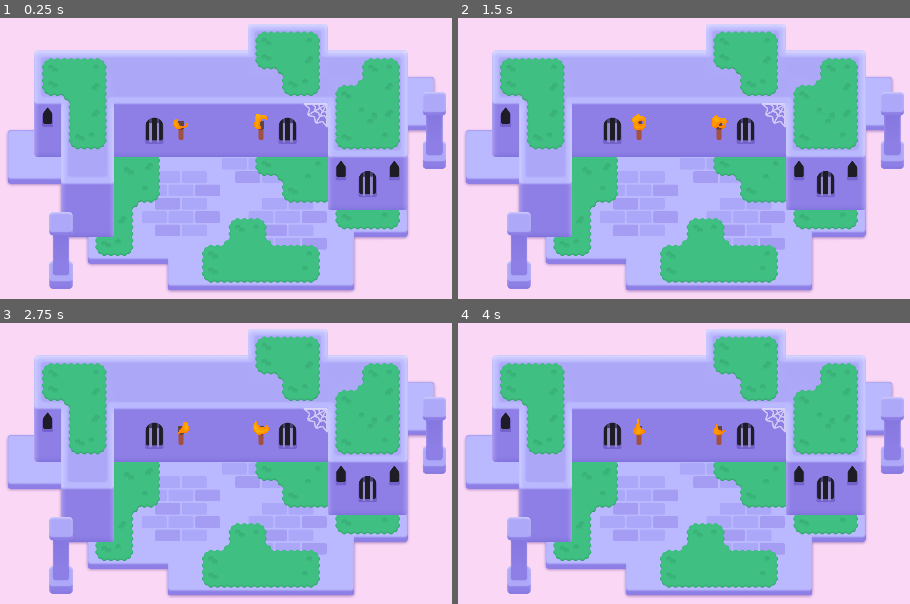
Above: before the commit, frames 1-4 (two rows, left to right).
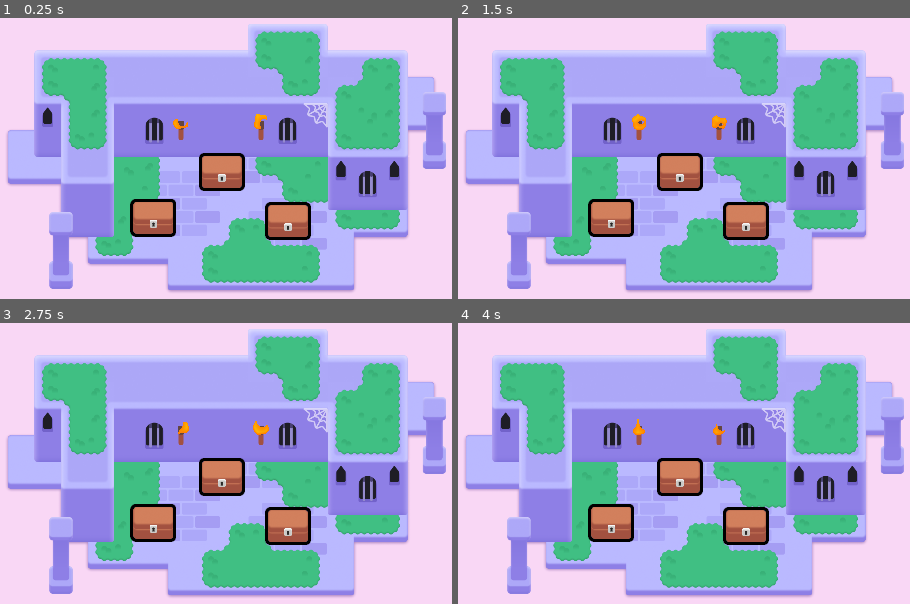
Above: after the commit, the same moments.

Repository: paninikeiko/2d-GameDev-Course
Game: Godot game, scene res://lessons/mini_dungeon.tscn
Two runs of this game, one before a commit and one after it. Both use one fixed random seed, a clock stepped at 60 frames per second and the inputs below.
Inputs (mouse positions are in pixels of both pictures, inside the frame that each line leads up to):
- Up to frame 1 (0.25 s): no input
- Up to frame 2 (1.5 s): tap Enter at 0.5 s; move the mouse to (855, 152) at 0.52 s; press the mouse at (855, 152) at 0.53 s; hold D (move_right) 0.53-1.28 s; tap Space at 0.77 s; move the mouse to (516, 197) at 1.27 s; release the mouse at (516, 197) at 1.28 s; hold S (move_down) from 1.28 s (still down); right-click (516, 197) at 1.35 s; click (516, 197) at 1.42 s
- Up to frame 3 (2.75 s): tap Space at 1.52 s; move the mouse to (302, 382) at 2.02 s; release S (move_down) at 2.03 s; hold D (move_right) from 2.03 s (still down); tap Z at 2.1 s; click (302, 382) at 2.17 s
- Up to frame 4 (4 s): move the mouse to (638, 570) at 2.77 s; release D (move_right) at 2.78 s; hold W (move_up) 2.78-3.53 s; click (638, 570) at 2.85 s; tap Space at 3.02, 3.77 s; move the mouse to (outside the picture) at 3.52 s; hold A (move_left) from 3.53 s (still down); hold Right mouse button (right_click) from 3.53 s (still down); click (outside the picture) at 3.67 s

The runs differ from the first frame. In frame 1, 4.1% of the frame differs, in the area x 28-69%, y 48-80%; in frame 2, 4.1%; in frame 3, 4.1%; in frame 4, 4.1%.

Commit message:
M6 L3 P2 Completed

Diff:
--- /dev/null
+++ b/M06.looting_workbook/chest.gd
@@ -0,0 +1,19 @@
+extends Area2D
+
+@onready var canvas_group: CanvasGroup = $CanvasGroup
+
+func _ready() -> void:
+	mouse_entered.connect(_on_mouse_entered)
+	mouse_exited.connect(_on_mouse_exited)
+	canvas_group.material.set_shader_parameter("line_thickness", 3.0)
+
+func set_outline_thickness(new_thickness: float) -> void:
+	canvas_group.material.set_shader_parameter("line_thickness", new_thickness)
+
+func _on_mouse_entered() -> void:
+	var tween := create_tween()
+	tween.tween_method(set_outline_thickness, 3.0, 6.0, 0.08)
+
+func _on_mouse_exited() -> void:
+	var tween := create_tween()
+	tween.tween_method(set_outline_thickness, 6.0, 3.0, 0.08)
--- a/M06.looting_workbook/chest.tscn
+++ b/M06.looting_workbook/chest.tscn
@@ -1,5 +1,6 @@
-[gd_scene load_steps=7 format=3 uid="uid://4lemokuu61yx"]
+[gd_scene load_steps=8 format=3 uid="uid://4lemokuu61yx"]
 
+[ext_resource type="Script" path="res://chest.gd" id="1_1psey"]
 [ext_resource type="Shader" path="res://lessons/chest/group_outline.gdshader" id="1_b6x1e"]
 [ext_resource type="Texture2D" uid="uid://c3hwsm5ugp8qw" path="res://lessons/chest/bottom.png" id="1_l3or0"]
 [ext_resource type="Texture2D" uid="uid://bnem1cahhoxdk" path="res://lessons/chest/top.png" id="2_n1b0c"]
@@ -9,12 +10,14 @@
 size = Vector2(100, 80)
 
 [sub_resource type="ShaderMaterial" id="ShaderMaterial_4f1w7"]
+resource_local_to_scene = true
 shader = ExtResource("1_b6x1e")
 shader_parameter/line_color = Color(0, 0, 0, 1)
 shader_parameter/line_thickness = 12.0
 shader_parameter/viewport_scale = Vector2(1, 1)
 
 [node name="Chest" type="Area2D"]
+script = ExtResource("1_1psey")
 
 [node name="CollisionShape2D" type="CollisionShape2D" parent="."]
 visible = false
--- a/M06.looting_workbook/lessons/mini_dungeon.tscn
+++ b/M06.looting_workbook/lessons/mini_dungeon.tscn
@@ -6,6 +6,7 @@
 [ext_resource type="Texture2D" uid="uid://c1rgncfgjxefj" path="res://assets/dungeon/pillar.png" id="4_gq228"]
 [ext_resource type="Texture2D" uid="uid://l0y1k1obencd" path="res://assets/dungeon/spider_web.png" id="5_ywba7"]
 [ext_resource type="PackedScene" uid="uid://eundh35r605v" path="res://assets/torch/torch.tscn" id="6_fokey"]
+[ext_resource type="PackedScene" uid="uid://4lemokuu61yx" path="res://chest.tscn" id="7_ck34u"]
 
 [sub_resource type="TileSetAtlasSource" id="TileSetAtlasSource_6s4s5"]
 texture = ExtResource("1_sym7n")
@@ -321,3 +322,12 @@
 mouse_filter = 2
 color = Color(0.977546, 0.842183, 0.960847, 1)
 metadata/_edit_lock_ = true
+
+[node name="Chest" parent="." instance=ExtResource("7_ck34u")]
+position = Vector2(578, 267)
+
+[node name="Chest2" parent="." instance=ExtResource("7_ck34u")]
+position = Vector2(414, 377)
+
+[node name="Chest3" parent="." instance=ExtResource("7_ck34u")]
+position = Vector2(737, 385)
--- a/M06.looting_workbook/practices/L3.P1.hover_the_balloon/balloon_hover.tscn
+++ b/M06.looting_workbook/practices/L3.P1.hover_the_balloon/balloon_hover.tscn
@@ -1,8 +1,8 @@
-[gd_scene load_steps=5 format=3]
+[gd_scene load_steps=5 format=3 uid="uid://b3jmcrojt8bnt"]
 
 [ext_resource type="Script" path="res://practices/L3.P1.hover_the_balloon/balloon_hover.gd" id="1_vlnte"]
-[ext_resource type="Texture2D" path="res://practices/L3.P1.hover_the_balloon/balloon_tail.png" id="2_vuggf"]
-[ext_resource type="Texture2D" path="res://practices/L3.P1.hover_the_balloon/balloon_top.png" id="3_ora8m"]
+[ext_resource type="Texture2D" uid="uid://cf487car4l5gm" path="res://practices/L3.P1.hover_the_balloon/balloon_tail.png" id="2_vuggf"]
+[ext_resource type="Texture2D" uid="uid://b1adpk1vpdh7r" path="res://practices/L3.P1.hover_the_balloon/balloon_top.png" id="3_ora8m"]
 
 [sub_resource type="CapsuleShape2D" id="CapsuleShape2D_cs4t6"]
 radius = 47.0
--- a/M06.looting_workbook/practices/L3.P2.sting_the_balloon/balloon_sting.gd
+++ b/M06.looting_workbook/practices/L3.P2.sting_the_balloon/balloon_sting.gd
@@ -1,9 +1,7 @@
 extends Area2D
 
-
 func _ready() -> void:
-	pass
-
+	mouse_entered.connect(_on_mouse_entered)
 
 func _on_mouse_entered() -> void:
-	pass
+	queue_free()
--- a/M06.looting_workbook/practices/L3.P2.sting_the_balloon/balloon_sting.tscn
+++ b/M06.looting_workbook/practices/L3.P2.sting_the_balloon/balloon_sting.tscn
@@ -1,9 +1,9 @@
-[gd_scene load_steps=6 format=3]
+[gd_scene load_steps=6 format=3 uid="uid://cg4aua12xhkkk"]
 
 [ext_resource type="Script" path="res://practices/L3.P2.sting_the_balloon/balloon_sting.gd" id="1_bhjam"]
-[ext_resource type="Material" path="res://practices/L3.P2.sting_the_balloon/material.tres" id="2_rlib3"]
-[ext_resource type="Texture2D" path="res://practices/L3.P2.sting_the_balloon/balloon_tail.png" id="3_ujshq"]
-[ext_resource type="Texture2D" path="res://practices/L3.P2.sting_the_balloon/balloon_top.png" id="4_4hph6"]
+[ext_resource type="Material" uid="uid://mu3l3tnidk6h" path="res://practices/L3.P2.sting_the_balloon/material.tres" id="2_rlib3"]
+[ext_resource type="Texture2D" uid="uid://bkhg7vixe1w41" path="res://practices/L3.P2.sting_the_balloon/balloon_tail.png" id="3_ujshq"]
+[ext_resource type="Texture2D" uid="uid://bn6jrawnf5ijj" path="res://practices/L3.P2.sting_the_balloon/balloon_top.png" id="4_4hph6"]
 
 [sub_resource type="CapsuleShape2D" id="CapsuleShape2D_lppgf"]
 radius = 47.0
--- a/M06.looting_workbook/practices/L3.P2.sting_the_balloon/sting_the_balloon.tscn
+++ b/M06.looting_workbook/practices/L3.P2.sting_the_balloon/sting_the_balloon.tscn
@@ -1,16 +1,11 @@
-[gd_scene load_steps=3 format=3]
+[gd_scene load_steps=2 format=3 uid="uid://bne8lharn2aio"]
 
-[ext_resource type="PackedScene" path="res://practices/L3.P2.sting_the_balloon/balloon_sting.tscn" id="1_cq1j7"]
-[ext_resource type="Script" path="res://practices/L3.P2.sting_the_balloon/balloon_sting.gd" id="2_hngyr"]
+[ext_resource type="PackedScene" uid="uid://cg4aua12xhkkk" path="res://practices/L3.P2.sting_the_balloon/balloon_sting.tscn" id="1_cq1j7"]
 
 [node name="StingTheBalloon" type="Node2D"]
 metadata/_edit_horizontal_guides_ = []
 
-[node name="BalloonSting" type="Area2D" parent="." instance=ExtResource("1_cq1j7")]
-position = Vector2(960, 540)
-collision_layer = 2
-collision_mask = 0
-script = ExtResource("2_hngyr")
+[node name="BalloonSting" parent="." instance=ExtResource("1_cq1j7")]
 
 [node name="ExtraVisuals" type="Node" parent="."]
 
--- a/M06.looting_workbook/project.godot
+++ b/M06.looting_workbook/project.godot
@@ -16,6 +16,11 @@
 config/features=PackedStringArray("4.2", "Forward Plus")
 config/icon="res://icon_looting.png"
 
+[autoload]
+
+UITestPanel="*res://addons/gdquest_practice_framework/tester/ui_test_panel.tscn"
+Metadata="*res://addons/gdquest_practice_framework/practice_solutions/metadata.gd"
+
 [display]
 
 window/size/viewport_width=1920
@@ -24,6 +29,10 @@
 window/size/window_width_override=1152
 window/size/window_height_override=648
 window/stretch/mode="canvas_items"
+
+[editor_plugins]
+
+enabled=PackedStringArray("res://addons/gdquest_practice_framework/plugin.cfg")
 
 [input]
 
Not shown: 1 places in M06.looting_workbook/lessons/mini_dungeon.tscn that only renumber resources
